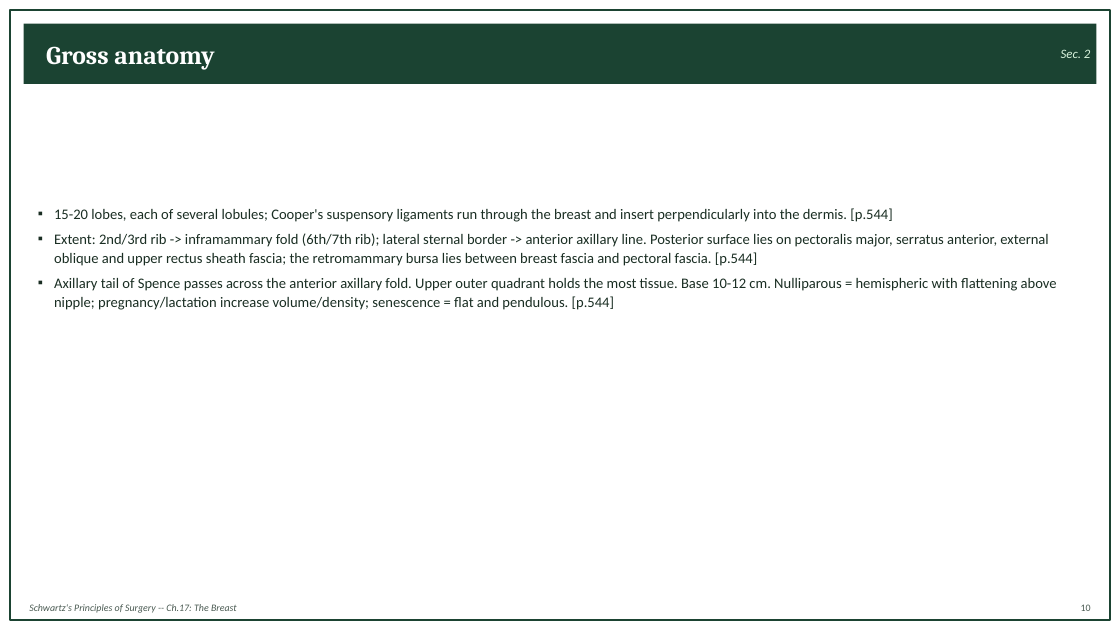
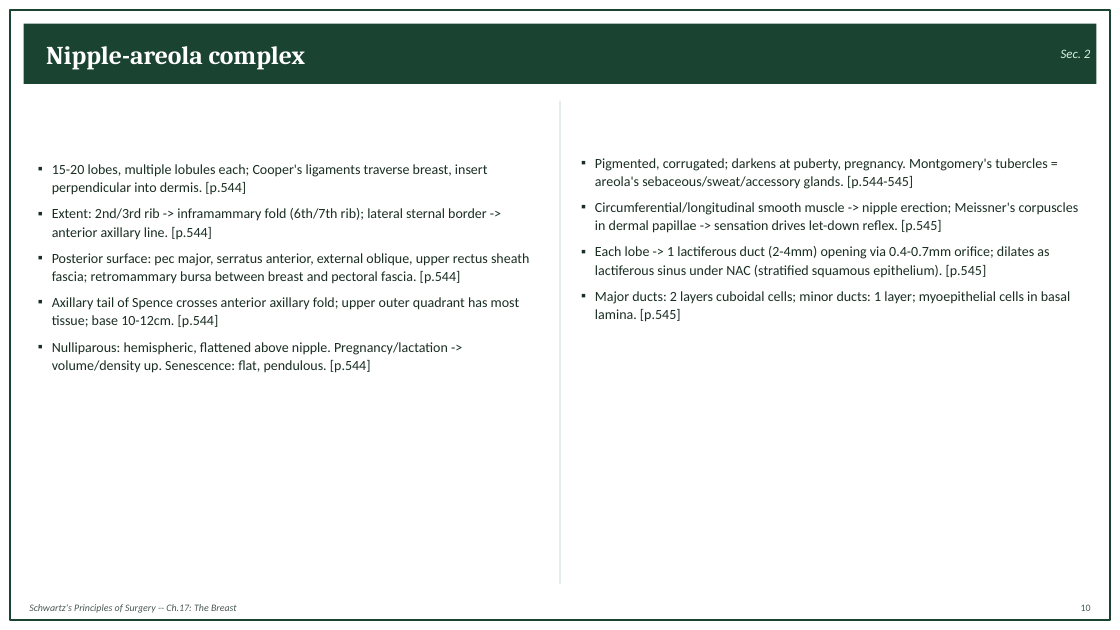
Before and after one commit to Muluamlak/Phone, a slide deck: slide 12 of Schwartz_Ch17_The_Breast_StudyNotes.pptx. Drawn at 1120x630 pixels with LibreOffice and Linux fonts; fonts in the diff are those of the drawing. Boxes give left, top, right and bottom in pixels: in the first picture for what was removed or moved away, otherwise in the second. Text is boxed around its words. In the diff, an @@ line names an element or a change of style, - is before the commit and + after.

```diff
--- a/Schwartz_Ch17_The_Breast_StudyNotes.pptx
+++ b/Schwartz_Ch17_The_Breast_StudyNotes.pptx
@@ text at [46,46,305,69]: text changed @@
-Gross anatomy
+Nipple-areola complex
@@ line added from (560, 101) to (560, 584), #B7CCC0 0.75 pt @@
@@ text at [52,164,529,373]: text changed; size 12.5 to 12 pt @@
-▪ 15-20 lobes, each of several lobules; Cooper's suspensory ligaments run through the breast and insert perpendicularly into the dermis. [p.544]
-▪ Extent: 2nd/3rd rib -> inframammary fold (6th/7th rib); lateral sternal border -> anterior axillary line. Posterior surface lies on pectoralis major, serratus anterior, external oblique and upper rectus sheath fascia; the retromammary bursa lies between breast fascia and pectoral fascia. [p.544]
-▪ Axillary tail of Spence passes across the anterior axillary fold. Upper outer quadrant holds the most tissue. Base 10-12 cm. Nulliparous = hemispheric with flattening above nipple; pregnancy/lactation increase volume/density; senescence = flat and pendulous. [p.544]
+▪ 15-20 lobes, multiple lobules each; Cooper's ligaments traverse breast, insert perpendicular into dermis. [p.544]
+▪ Extent: 2nd/3rd rib -> inframammary fold (6th/7th rib); lateral sternal border -> anterior axillary line. [p.544]
+▪ Posterior surface: pec major, serratus anterior, external oblique, upper rectus sheath fascia; retromammary bursa between breast and pectoral fascia. [p.544]
+▪ Axillary tail of Spence crosses anterior axillary fold; upper outer quadrant has most tissue; base 10-12cm. [p.544]
+▪ Nulliparous: hemispheric, flattened above nipple. Pregnancy/lactation -> volume/density up. Senescence: flat, pendulous. [p.544]
@@ text added at [595,158,1079,322], 12 pt, text #1A2E23 @@
+▪ Pigmented, corrugated; darkens at puberty, pregnancy. Montgomery's tubercles = areola's sebaceous/sweat/accessory glands. [p.544-545]
+▪ Circumferential/longitudinal smooth muscle -> nipple erection; Meissner's corpuscles in dermal papillae -> sensation drives let-down reflex. [p.545]
+▪ Each lobe -> 1 lactiferous duct (2-4mm) opening via 0.4-0.7mm orifice; dilates as lactiferous sinus under NAC (stratified squamous epithelium). [p.545]
+▪ Major ducts: 2 layers cuboidal cells; minor ducts: 1 layer; myoepithelial cells in basal lamina. [p.545]
```
Also in this commit, not shown: 132 other slides changed, 9 slides added, 11 slides removed.
